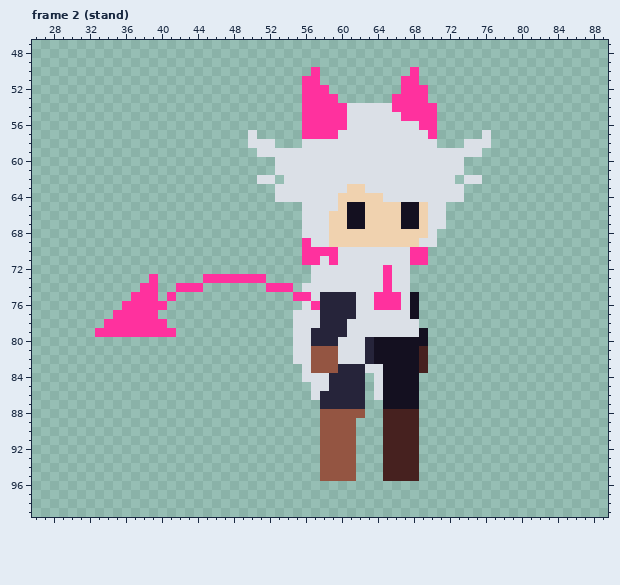
Two versions of one pixel-art file, project/assets/actors_2d/alisa/alisa.aseprite. The first picture shows the starting point.
128x128 pixels, 240 frames. Shown: frame 2 (stand): x 26..89, y 47..99. The commit also changed other frames, which this record leaves out.
And afterwards:
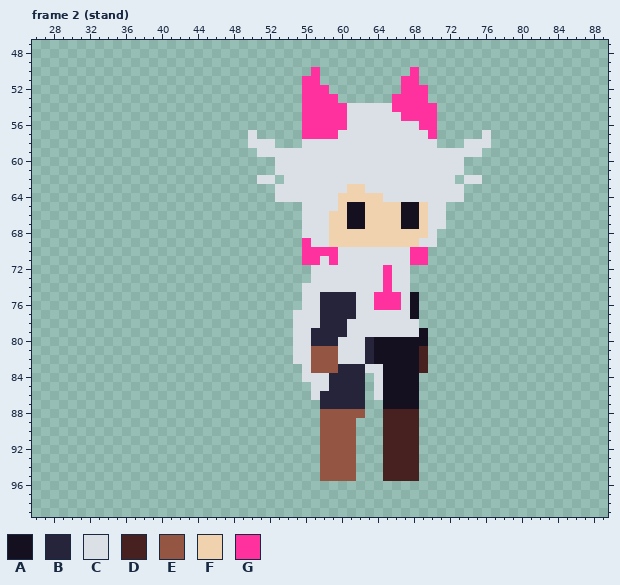
Palette (. is transparent): A #141020  B #26243a  C #dbe0e7  D #46211f  E #945542  F #f0d2af  G #ff319e
Changes in this commit:
layer "Alice/Tail" removed
--- frame 2 (stand)
@@ x 31..59 @@
  72 ..........................CCC
- 73 ........G.....GGGGGGG.....CCC
- 74 .......GG..GGG.......GGG.CCCC
- 75 ......GGG.G.............GGCBB
- 76 .....GGGGG...............CGBB
- 77 ....GGGGG...............CCCBB
- 78 ...GGGGGGG..............CCCBB
- 79 ..GGGGGGGGG.............CCBBB
+ 73 ..........................CCC
+ 74 .........................CCCC
+ 75 .........................CCBB
+ 76 .........................CCBB
+ 77 ........................CCCBB
+ 78 ........................CCCBB
+ 79 ........................CCBBB
  80 ........................CCBBB
